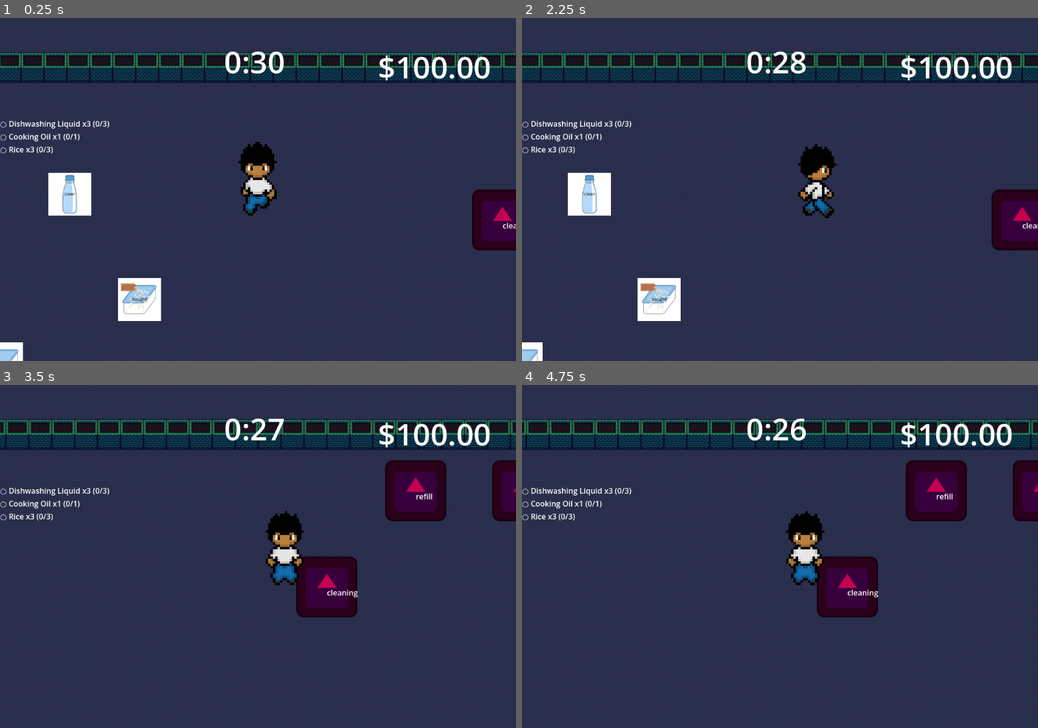
Above: before the commit, frames 1-4 (two rows, left to right).
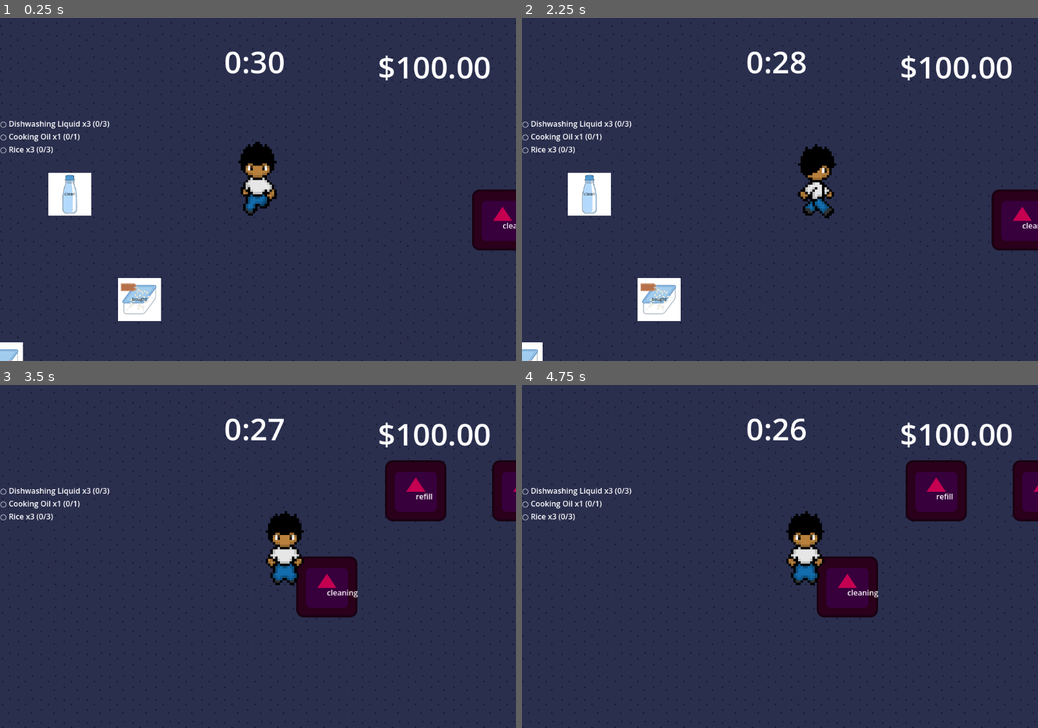
Above: after the commit, the same moments.

Repository: thisotherguyalso/KAILOG-Game
Game: Godot game, scene res://main.tscn
The game is run twice, just before and just after one commit, with the same random seed, the same clock (stepped at 60 frames per second) and the same inputs. The engine's default icon, where the game draws it, is replaced by a stand-in: a white triangle on a blue panel in a dark square.
Inputs (mouse positions are in pixels of both pictures, inside the frame that each line leads up to):
- Up to frame 1 (0.25 s): no input
- Up to frame 2 (2.25 s): drag from (656, 330) to (594, 192) at 0.52 s; drag from (718, 330) to (594, 192) at 1.27 s; move the mouse to (780, 330) at 2.02 s; hold Right (ui_right) from 2.03 s (still down); hold Shift (sprint) from 2.03 s (still down); click (780, 330) at 2.17 s
- Up to frame 3 (3.5 s): release Right (ui_right) at 2.75 s; release Shift (sprint) at 2.75 s; drag from (319, 697) to (397, 587) at 2.77 s
- Up to frame 4 (4.75 s): drag from (903, 697) to (805, 556) at 3.52 s; drag from (625, 505) to (702, 470) at 4.27 s

The runs differ from the first frame. In frame 1, 9.0% of the frame differs, in the area x 0-100%, y 1-100%; in frame 2, 8.9%; in frame 3, 8.9%; in frame 4, 9.0%.

Commit message:
Resized tilemap

Diff:
--- a/kailog-demo/main.tscn
+++ b/kailog-demo/main.tscn
@@ -211,6 +211,8 @@
 y_sort_enabled = true
 
 [node name="Floor" type="TileMapLayer" parent="." unique_id=898350371]
+texture_filter = 1
+scale = Vector2(3, 3)
 tile_map_data = PackedByteArray("AADX/+P/AAADAAQAAADX/+T/AAADAAMAAADY/+P/AAAAAAoAAADY/+T/AAAAAAsAAADX/+X/AAADAAQAAADX/+ …(222192 unchanged characters)…
 tile_set = SubResource("TileSet_0odxb")
 occlusion_enabled = false
